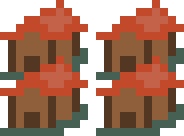
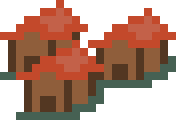
Revision of a layered 184px x 136px image; what changed, layer by layer:
added layer "Layer 3" above "Layer 2" over [16, 40, 104, 120]
added layer "Layer 2" above "Layer 1" over [88, 8, 176, 88]
painted on "Layer 1" over [0, 0, 184, 136]
